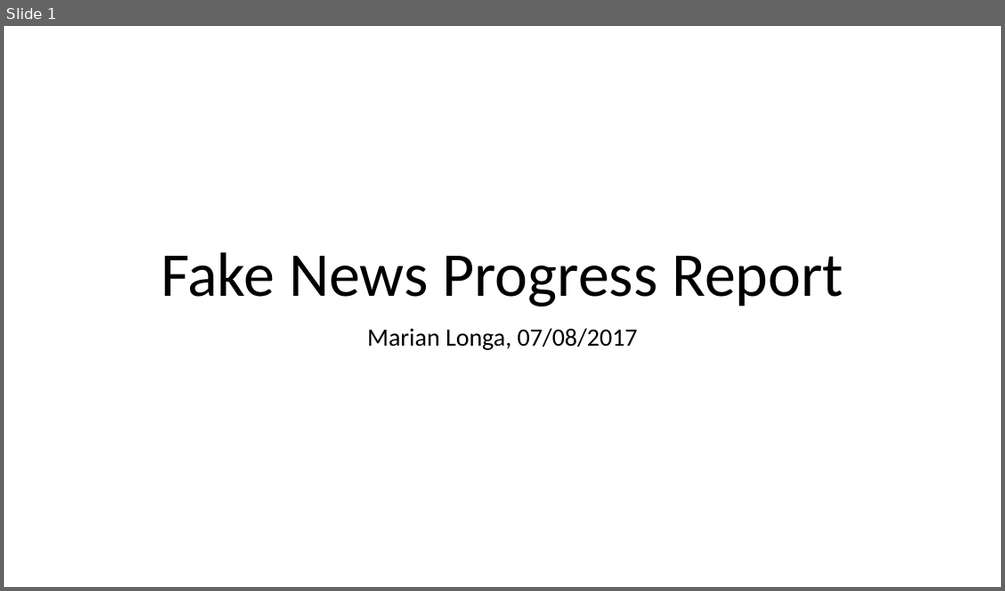
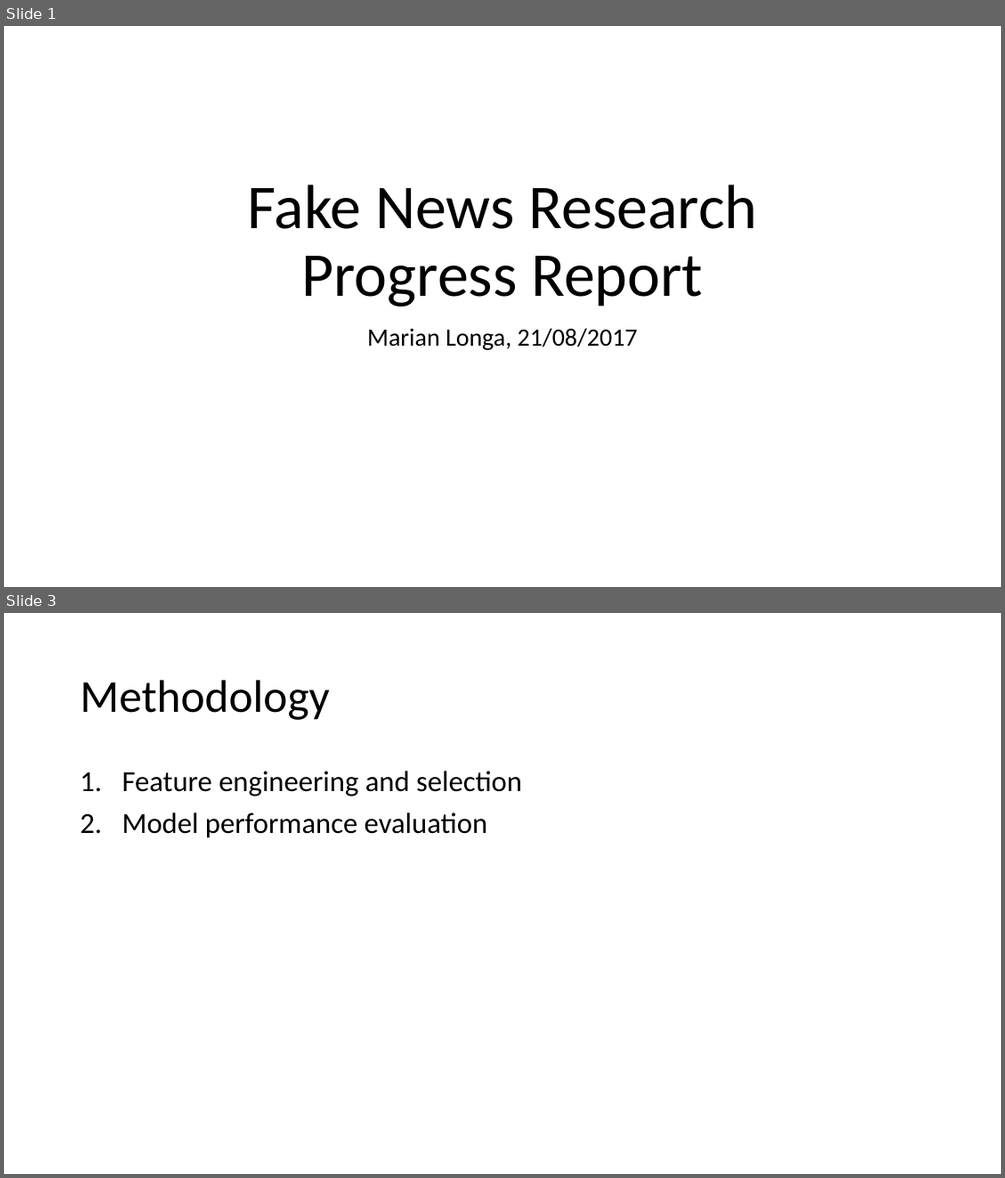
Before and after one commit to marianlonga/FakeNews, a slide deck: Fake News Progress Report.pptx. Shown one above the other, each under a label of ours: slide 1 before the commit, slides 1 and 3 after it; the slides between them are not shown. The pictures are 1005x591 and 1005x1178 pixels, drawn with LibreOffice and Linux fonts; fonts in the diff are those of the drawing. Boxes give left, top, right and bottom in pixels: in the first picture for what was removed or moved away, otherwise in the second. Text is boxed around its words. In the diff, an @@ line names an element or a change of style, - is before the commit and + after.

Commit message:
[ML] add files related to the new 'Fake News Progress Report' presentation

```diff
--- a/Fake News Progress Report.pptx
+++ b/Fake News Progress Report.pptx
@@ slide 3 added at [4,613,1001,1174], background #FFFFFF @@
@@ title added at [80,680,329,720], 44 pt, text #000000 @@
+Methodology
@@ text added at [122,771,522,838], 28 pt, text #000000 @@
+1. Feature engineering and selection
+2. Model performance evaluation
@@ slide 1 changed as well @@
@@ title at [247,184,757,306]: text changed @@
-Fake News Progress Report
+Fake News Research
+Progress Report
@@ subtitle at [367,328,638,350]: text changed @@
-Marian Longa, 07/08/2017
+Marian Longa, 21/08/2017
```
Also in this commit, not shown: 8 other slides changed, 12 other slides added, 3 slides removed, 4 other files.
